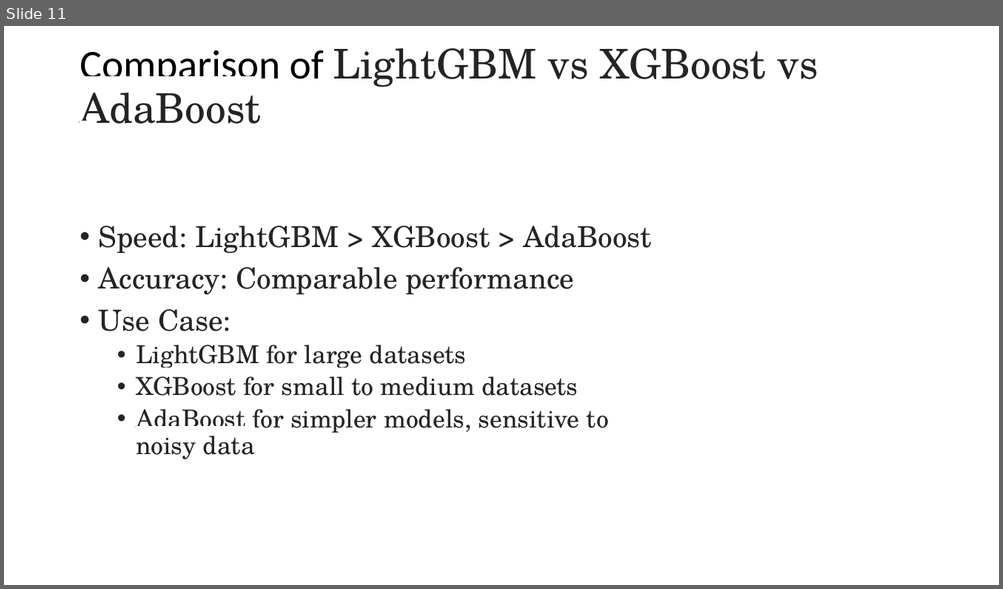
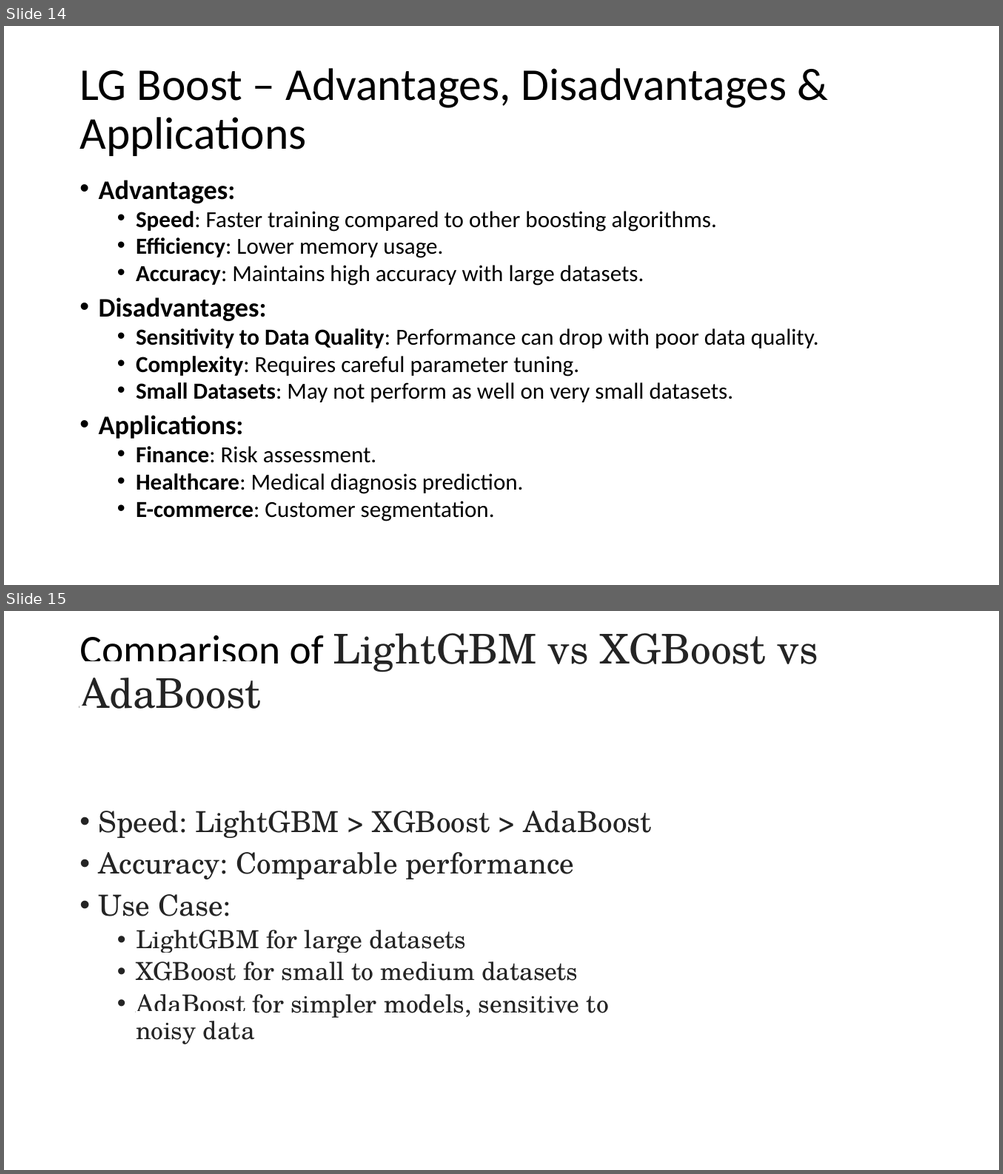
Before and after one commit to lulu3202/2.-Machine-Learning-Regression, a slide deck: Boosting/Boosting_PPT.pptx. Shown one above the other, each under a label of ours: slide 11 before the commit, slides 14 and 15 after it. The pictures are 1003x589 and 1003x1174 pixels, drawn with LibreOffice and Linux fonts; fonts in the diff are those of the drawing. Boxes give left, top, right and bottom in pixels: in the first picture for what was removed or moved away, otherwise in the second. Text is boxed around its words. In the diff, an @@ line names an element or a change of style, - is before the commit and + after.

```diff
--- a/Boosting/Boosting_PPT.pptx
+++ b/Boosting/Boosting_PPT.pptx
@@ slide 14 added at [4,26,999,585], background #FFFFFF @@
@@ title added at [79,68,787,156], 44 pt, text #000000 @@
+LG Boost – Advantages, Disadvantages & Applications
@@ text added at [99,180,819,522], 22.2 pt, text #000000 @@
+• Advantages:
+  • Speed: Faster training compared to other boosting algorithms.
+  • Efficiency: Lower memory usage.
+  • Accuracy: Maintains high accuracy with large datasets.
+• Disadvantages:
+  • Sensitivity to Data Quality: Performance can drop with poor data quality.
+  • Complexity: Requires careful parameter tuning.
+  • Small Datasets: May not perform as well on very small datasets.
+• Applications:
+  • Finance: Risk assessment.
+  • Healthcare: Medical diagnosis prediction.
+  • E-commerce: Customer segmentation.
@@ what was slide 11 is now slide 15 @@
```
Also in this commit, not shown: 3 other slides added.
